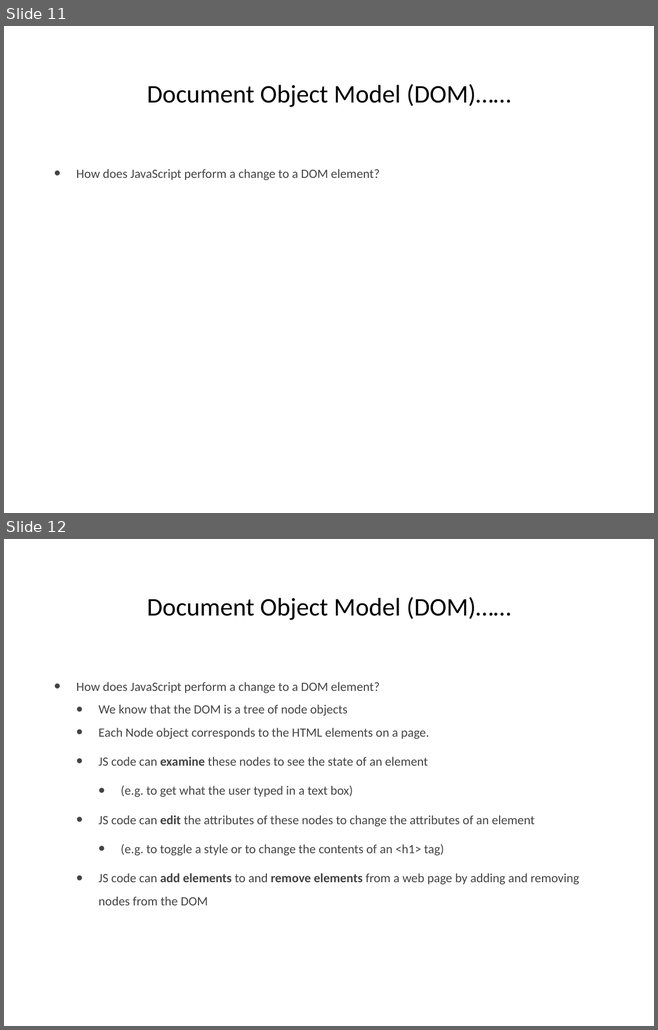
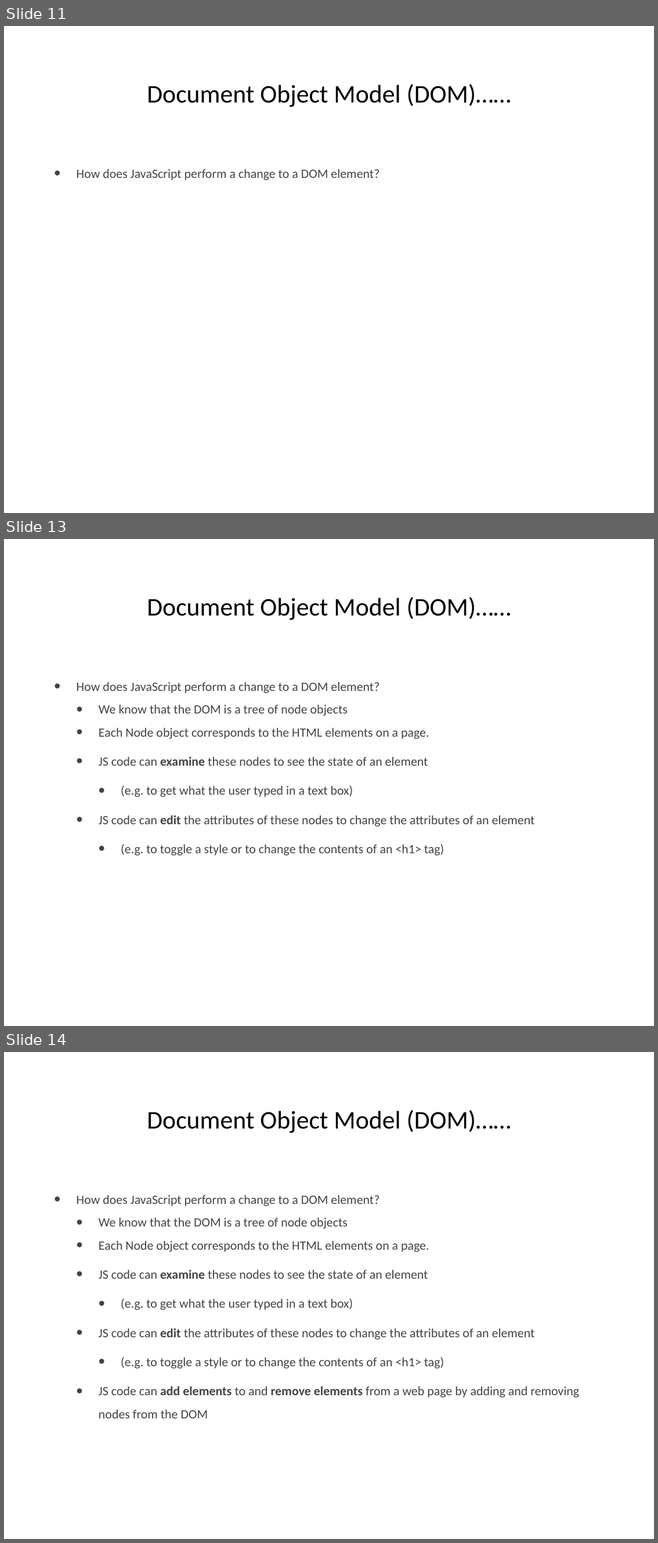
Before and after one commit to hogeschool/Development-5, a slide deck: Lectures/Lecture5/lesson5.pptx. Shown one above the other, each under a label of ours: slides 11 and 12 before the commit, slides 11, 13 and 14 after it; the slides between them are not shown. The pictures are 658x1030 and 658x1543 pixels, drawn with LibreOffice and Linux fonts; fonts in the diff are those of the drawing. Boxes give left, top, right and bottom in pixels: in the first picture for what was removed or moved away, otherwise in the second. Text is boxed around its words. In the diff, an @@ line names an element or a change of style, - is before the commit and + after.

```diff
--- a/Lectures/Lecture5/lesson5.pptx
+++ b/Lectures/Lecture5/lesson5.pptx
@@ slide 13 added at bbox=[4, 539, 654, 1026], background #FFFFFF @@
@@ title added at bbox=[147, 597, 511, 620], 40 pt, text #000000 @@
+Document Object Model (DOM)……
@@ text added at bbox=[76, 682, 535, 856], 20 pt, text #434343 @@
+• How does JavaScript perform a change to a DOM element?
+  • We know that the DOM is a tree of node objects
+  • Each Node object corresponds to the HTML elements on a page.
+  • JS code can examine these nodes to see the state of an element
+    • (e.g. to get what the user typed in a text box)
+  • JS code can edit the attributes of these nodes to change the attributes of an element
+    • (e.g. to toggle a style or to change the contents of an <h1> tag)
@@ what was slide 12 is now slide 14 @@
```
Also in this commit, not shown: 9 slides changed, 12 other slides added.
